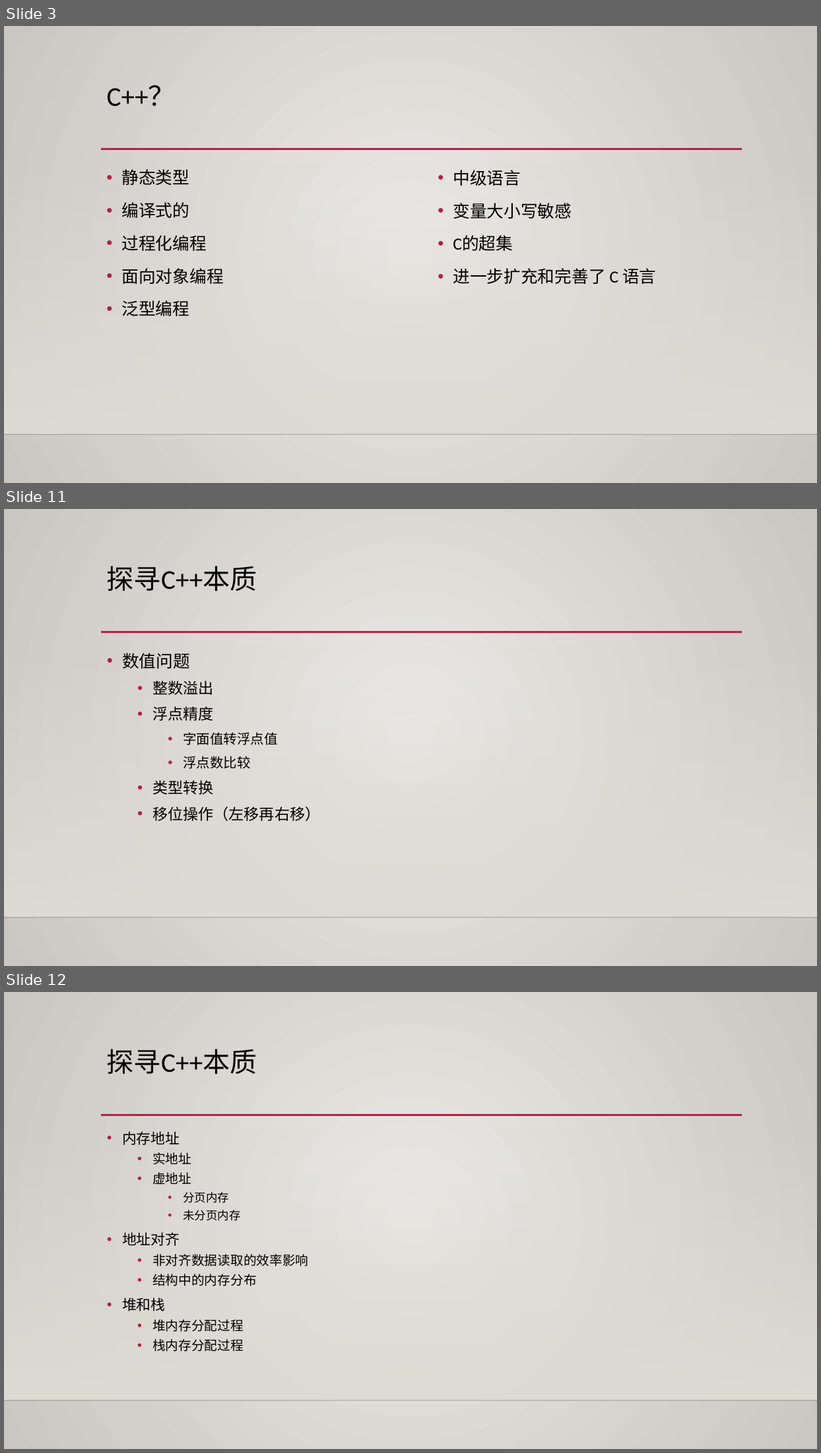
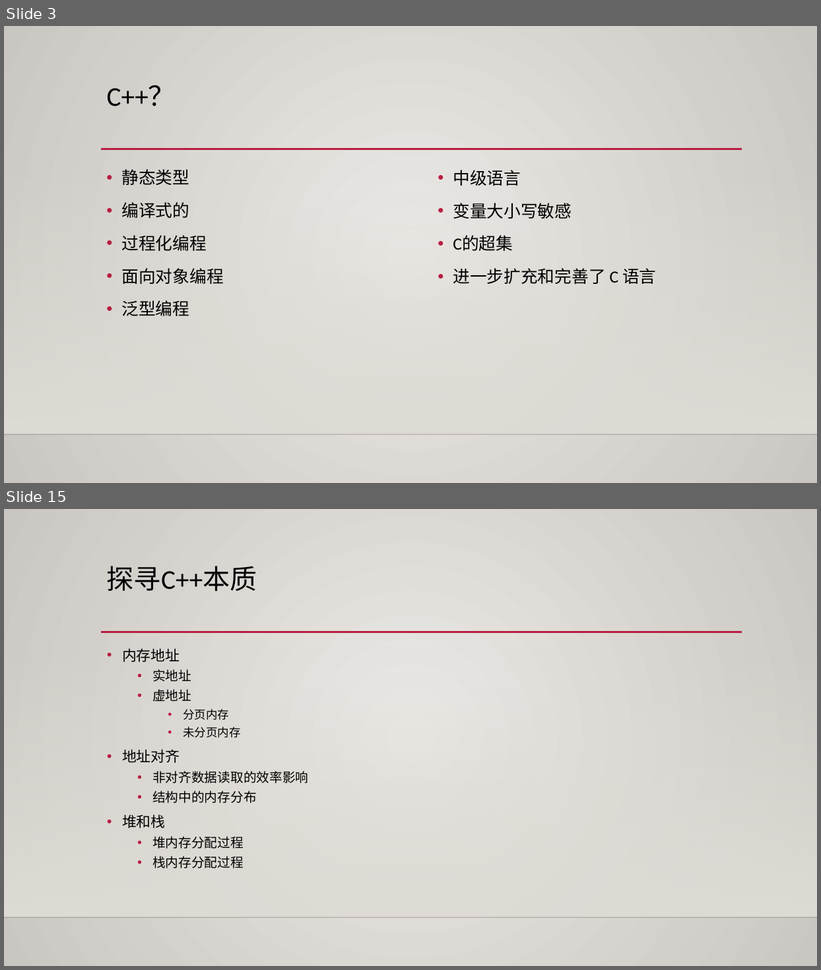
Before and after one commit to albertclass/Lessons, a slide deck: advance c++/courseware.pptx. Shown one above the other, each under a label of ours: slides 3, 11 and 12 before the commit, slides 3 and 15 after it; the slides between them are not shown. The pictures are 821x1453 and 821x970 pixels, drawn with LibreOffice and Linux fonts; fonts in the diff are those of the drawing; background and template pictures are left out. Boxes give left, top, right and bottom in pixels: in the first picture for what was removed or moved away, otherwise in the second. Text is boxed around its words. In the diff, an @@ line names an element or a change of style, - is before the commit and + after.

```diff
--- a/advance c++/courseware.pptx
+++ b/advance c++/courseware.pptx
@@ slide 11 removed at box(4, 509, 817, 966), background gradient #ECEAE7 to #CAC7C1; not listed: 3 template elements that a slide beside it also shows @@
@@ title removed at box(107, 566, 257, 591) @@
-探寻C++本质
@@ text removed at box(122, 653, 320, 821) @@
-• 数值问题
-  • 整数溢出
-  • 浮点精度
-    • 字面值转浮点值
-    • 浮点数比较
-  • 类型转换
-  • 移位操作（左移再右移）
@@ what was slide 12 is now slide 15 @@
```
Also in this commit, not shown: 7 slides changed, 4 slides added, 55 other files.
